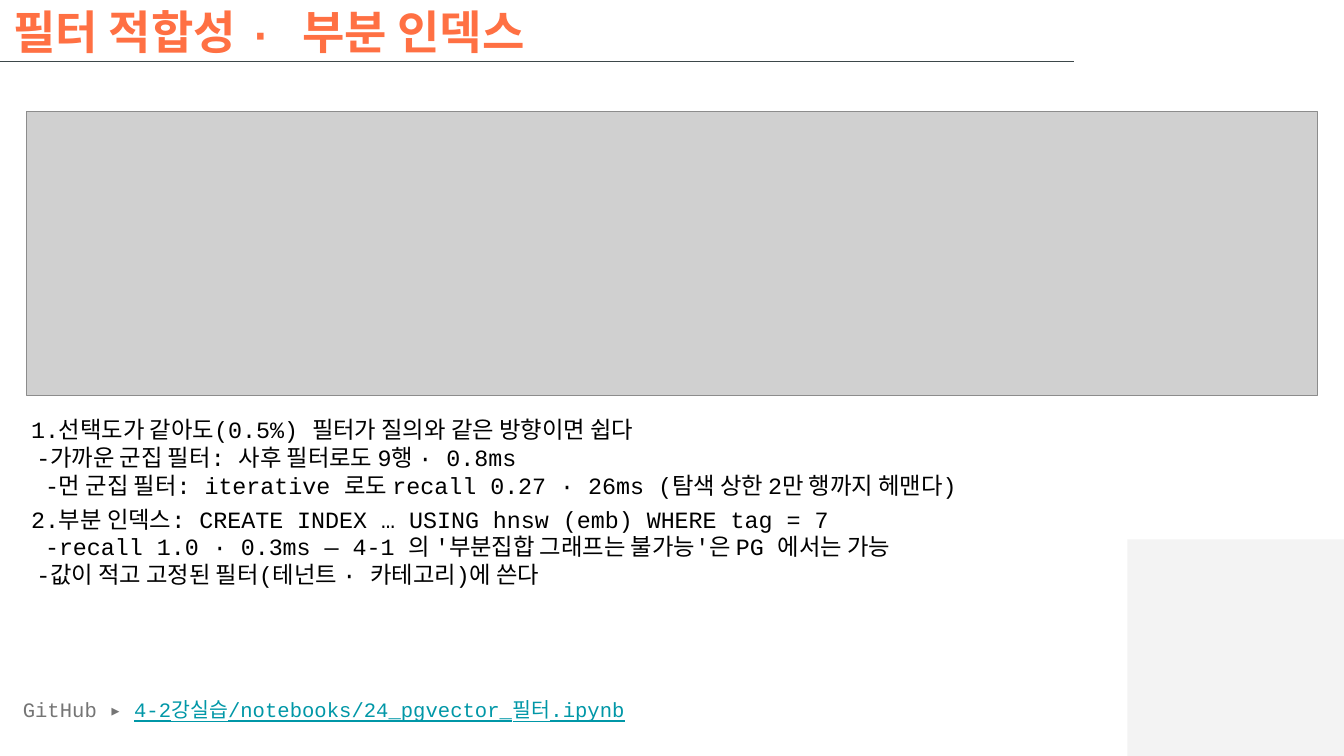
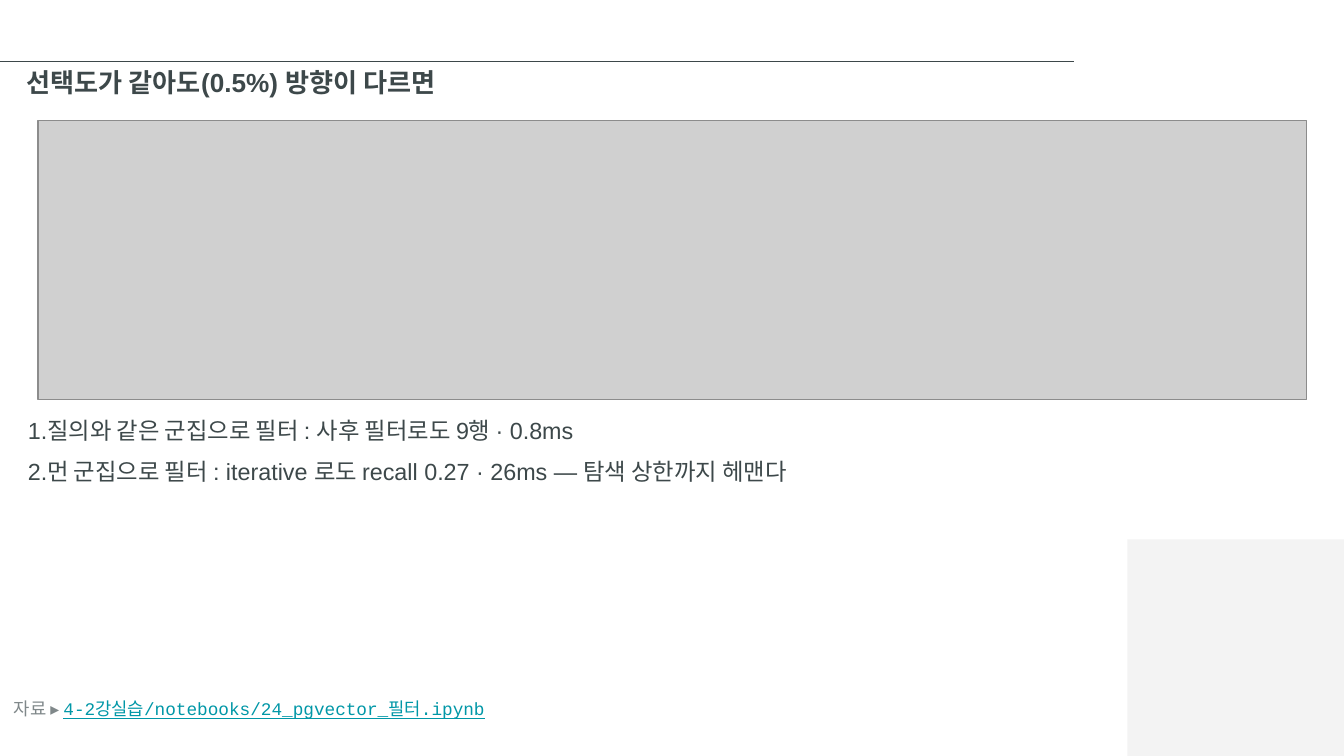
Before and after one commit to hikaMaeng/-ai-, a slide deck: slide 45 of 4-2강실습/slides/4-2강실습_벡터디비.pptx (slide 26 before the commit). Drawn at 1344x756 pixels with LibreOffice and Linux fonts; fonts in the diff are those of the drawing; grey boxes stand for pictures; background and template pictures are left out. Boxes give left, top, right and bottom in pixels: in the first picture for what was removed or moved away, otherwise in the second. Text is boxed around its words. In the diff, an @@ line names an element or a change of style, - is before the commit and + after.

```diff
--- a/4-2강실습/slides/4-2강실습_벡터디비.pptx
+++ b/4-2강실습/slides/4-2강실습_벡터디비.pptx
@@ title removed at (x1=13, y1=10, x2=524, y2=53) @@
-필터 적합성 · 부분 인덱스
@@ text added at (x1=26, y1=70, x2=436, y2=98), 14 pt, text #3D484A, bold @@
+선택도가 같아도(0.5%) 방향이 다르면
@@ picture resized from (x1=27, y1=112, x2=1317, y2=395) to (x1=38, y1=121, x2=1306, y2=401) @@
@@ text added at (x1=28, y1=419, x2=786, y2=482), 12.5 pt, text #3D484A @@
+1.질의와 같은 군집으로 필터 : 사후 필터로도 9행 · 0.8ms
+2.먼 군집으로 필터 : iterative 로도 recall 0.27 · 26ms — 탐색 상한까지 헤맨다
@@ text removed at (x1=31, y1=418, x2=956, y2=588) @@
-1.선택도가 같아도(0.5%) 필터가 질의와 같은 방향이면 쉽다
--가까운 군집 필터: 사후 필터로도 9행 · 0.8ms
--먼 군집 필터: iterative 로도 recall 0.27 · 26ms (탐색 상한 2만 행까지 헤맨다)
-2.부분 인덱스: CREATE INDEX … USING hnsw (emb) WHERE tag = 7
--recall 1.0 · 0.3ms — 4-1 의 '부분집합 그래프는 불가능'은 PG 에서는 가능
--값이 적고 고정된 필터(테넌트 · 카테고리)에 쓴다
@@ text at (x1=14, y1=700, x2=484, y2=719): text changed; size 11 to 9.5 pt @@
-GitHub ▸ 4-2강실습/notebooks/24_pgvector_필터.ipynb
+자료 ▸ 4-2강실습/notebooks/24_pgvector_필터.ipynb
```
Also in this commit, not shown: 22 other slides changed, 36 slides added, 11 slides removed, 3 other files.
